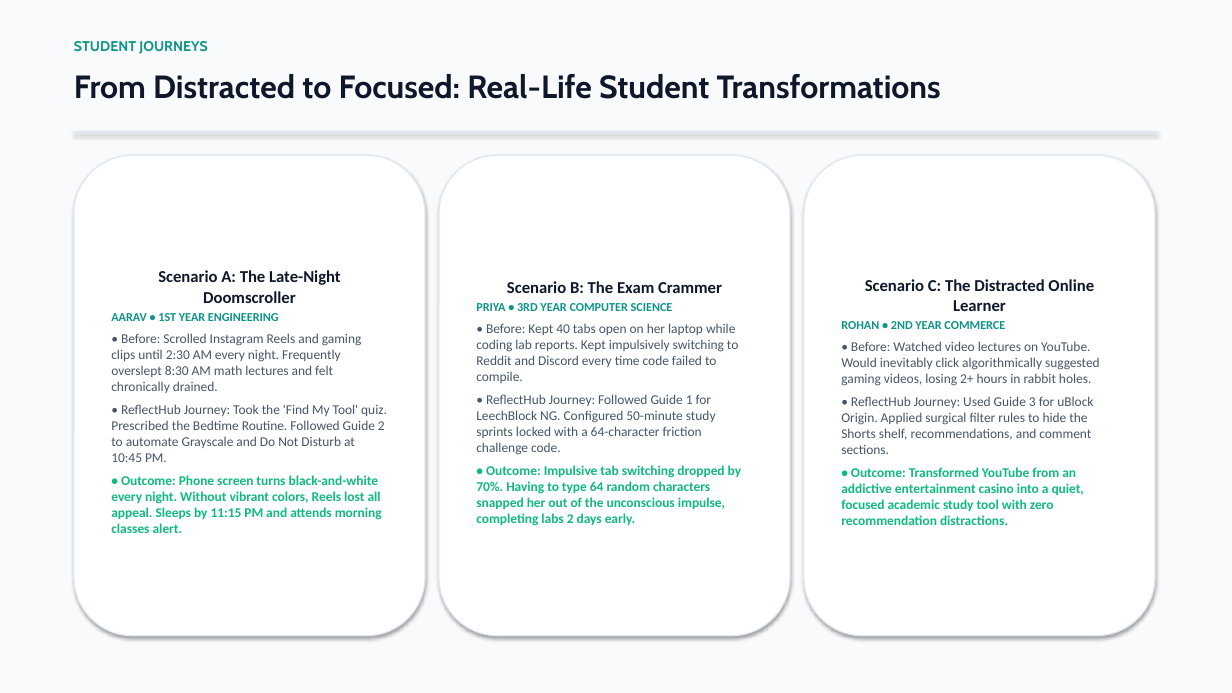
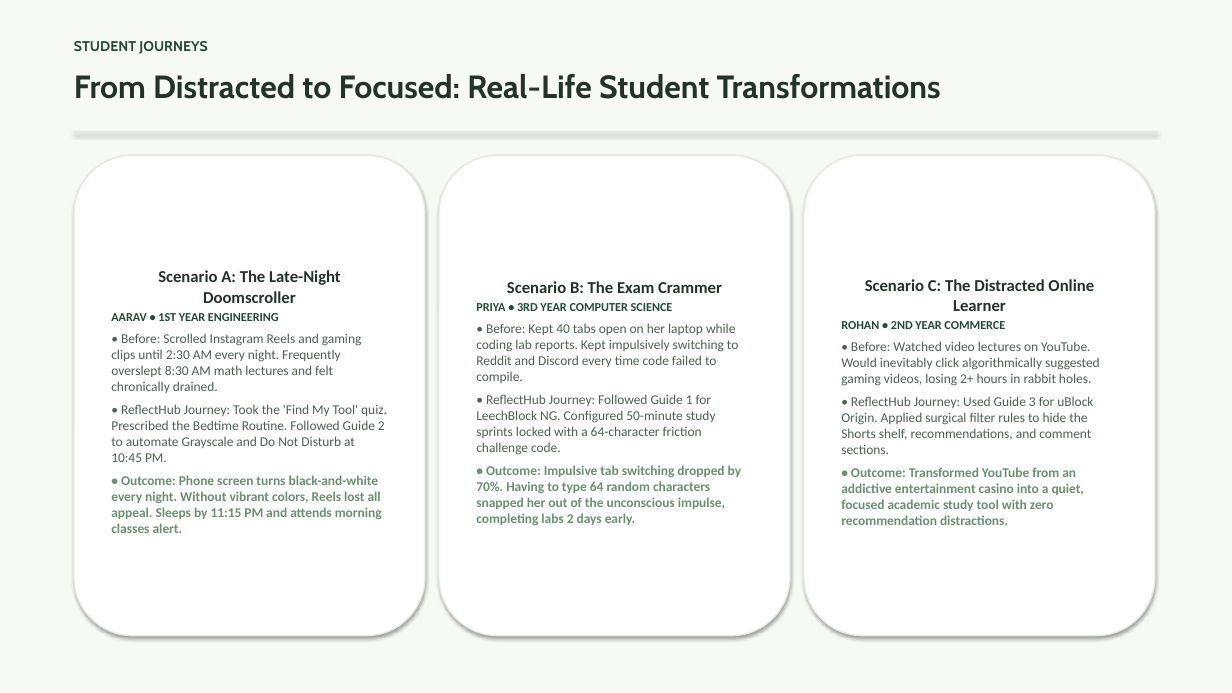
Before and after one commit to ruler1666/DWproject, a slide deck: slide 10 of ReflectHub_Digital_Wellness_Awareness.pptx. Drawn at 1232x693 pixels with LibreOffice and Linux fonts; fonts in the diff are those of the drawing. Boxes give left, top, right and bottom in pixels: in the first picture for what was removed or moved away, otherwise in the second. Text is boxed around its words. In the diff, an @@ line names an element or a change of style, - is before the commit and + after.

Commit message:
feat(ui): redesign website with Sage Green, Cream, and Forest Green color palette
- Applied user-recommended organic digital wellness palette:
  * Main background: #F7F9F5 (Cream / Warm Off-White)
  * Primary buttons: #244A36 (Deep Forest Green)
  * Secondary elements: #6B8F71 (Earthy Sage Green)
  * Cards: #FFFFFF (Pure Crisp White)
  * Highlight sections: #EAF1E8 (Soft Sage Tint)
  * Main text: #243329 (Deep Charcoal Green, WCAG AAA 12.8:1)
  * Accent: #D6A85F (Warm Golden Sand / Honey Accent)
- Replaced bright multi-colored neon gradients (#7c3aed, #2563eb, #0284c7) with solid tones and serene sage/forest/gold accents
- Calmed shadows to soft, organic slate rgba(36, 51, 41, 0.06)
- Re-captured real website screenshots with the new design system
- Rebuilt both university evaluation PowerPoint decks with updated colors and screenshots

```diff
--- a/ReflectHub_Digital_Wellness_Awareness.pptx
+++ b/ReflectHub_Digital_Wellness_Awareness.pptx
@@ rectangle at (0,0,1232,693): fill #F8FAFC to #F7F9F5 @@
@@ text "STUDENT JOURNEYS" at (74,41,207,54): text colour #0D9488 to #244A36 @@
@@ text "From Distracted to Focused: Real-Life ..." at (74,74,941,99): text colour #0F172A to #243329 @@
@@ rectangle at (74,131,1158,133): fill #E2E8F0 to #E2EADF @@
@@ rounded rectangle "Scenario A: The Late-Night Doomscroller" at (74,155,425,636): text colour #0F172A to #243329 in "Scenario A: The Late-Night Doomscroller"; text colour #0D9488 to #244A36 in "AARAV • 1ST YEAR ENGINEERING"; text colour #475569 to #4D6152 in "• Before: Scrolled Instagram Reels and gaming ...", "• ReflectHub Journey: Took the 'Find My ..."; text colour #10B981 to #6B8F71 in "• Outcome: Phone screen turns black-and-white every ..."; outline #E2E8F0 1 pt to #E2EADF 1 pt @@
@@ rounded rectangle "Scenario B: The Exam Crammer" at (439,155,790,636): text colour #0F172A to #243329 in "Scenario B: The Exam Crammer"; text colour #0D9488 to #244A36 in "PRIYA • 3RD YEAR COMPUTER SCIENCE"; text colour #475569 to #4D6152 in "• Before: Kept 40 tabs open on ...", "• ReflectHub Journey: Followed Guide 1 for ..."; text colour #10B981 to #6B8F71 in "• Outcome: Impulsive tab switching dropped by ..."; outline #E2E8F0 1 pt to #E2EADF 1 pt @@
@@ rounded rectangle "Scenario C: The Distracted Online ..." at (804,155,1155,636): text colour #0F172A to #243329 in "Scenario C: The Distracted Online Learner"; text colour #0D9488 to #244A36 in "ROHAN • 2ND YEAR COMMERCE"; text colour #475569 to #4D6152 in "• Before: Watched video lectures on YouTube. ...", "• ReflectHub Journey: Used Guide 3 for ..."; text colour #10B981 to #6B8F71 in "• Outcome: Transformed YouTube from an addictive ..."; outline #E2E8F0 1 pt to #E2EADF 1 pt @@
```
Also in this commit, not shown: 14 other slides changed, 7 other files.
